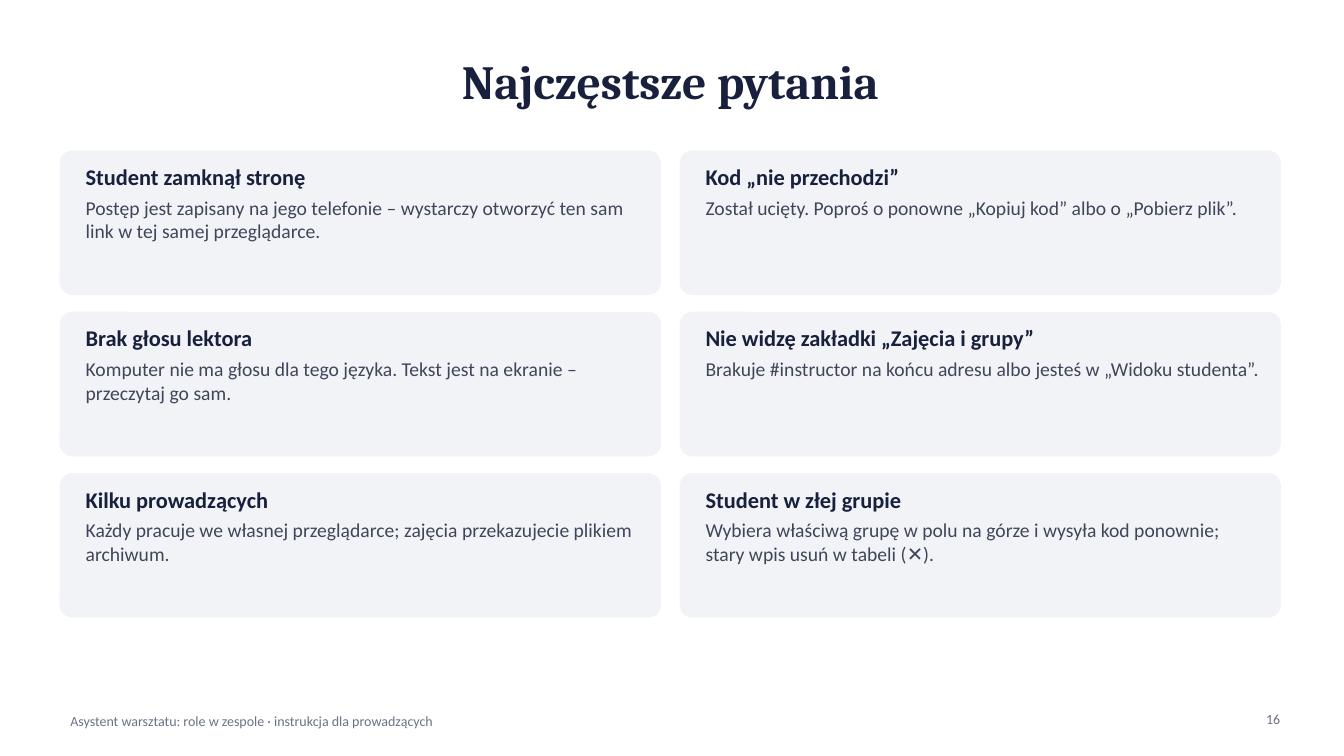
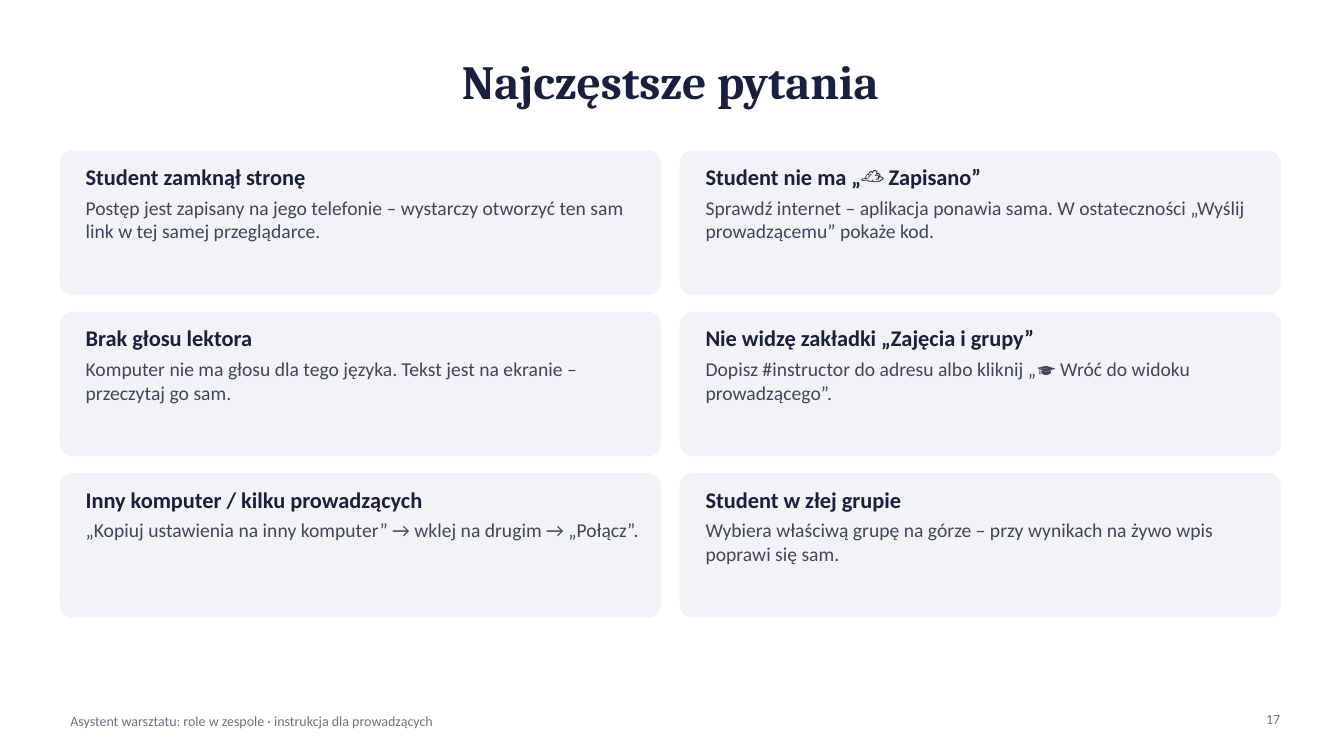
Before and after one commit to lwawrzynek/team-roles-workshop, a slide deck: slide 17 of Instrukcja-dla-prowadzacych.pptx (slide 16 before the commit). Drawn at 1344x756 pixels with LibreOffice and Linux fonts; fonts in the diff are those of the drawing. Boxes give left, top, right and bottom in pixels: in the first picture for what was removed or moved away, otherwise in the second. Text is boxed around its words. In the diff, an @@ line names an element or a change of style, - is before the commit and + after.

```diff
--- a/Instrukcja-dla-prowadzacych.pptx
+++ b/Instrukcja-dla-prowadzacych.pptx
@@ text at (706,169,1244,241): text changed @@
-Kod „nie przechodzi”
-Został ucięty. Poproś o ponowne „Kopiuj kod” albo o „Pobierz plik”.
+Student nie ma „☁️ Zapisano”
+Sprawdź internet – aplikacja ponawia sama. W ostateczności „Wyślij prowadzącemu” pokaże kod.
@@ text at (706,362,1190,404): text changed @@
-Brakuje #instructor na końcu adresu albo jesteś w „Widoku studenta”.
+Dopisz #instructor do adresu albo kliknij „🎓 Wróć do widoku prowadzącego”.
@@ text at (86,492,638,541): text changed @@
-Kilku prowadzących
-Każdy pracuje we własnej przeglądarce; zajęcia przekazujecie plikiem archiwum.
+Inny komputer / kilku prowadzących
+„Kopiuj ustawienia na inny komputer” → wklej na drugim → „Połącz”.
@@ text at (706,523,1212,564): text changed @@
-Wybiera właściwą grupę w polu na górze i wysyła kod ponownie; stary wpis usuń w tabeli (✕).
+Wybiera właściwą grupę na górze – przy wynikach na żywo wpis poprawi się sam.
@@ page number at (1266,715,1280,724): text changed @@
-16
+17
```
Also in this commit, not shown: 11 other slides changed, 1 slide added.
